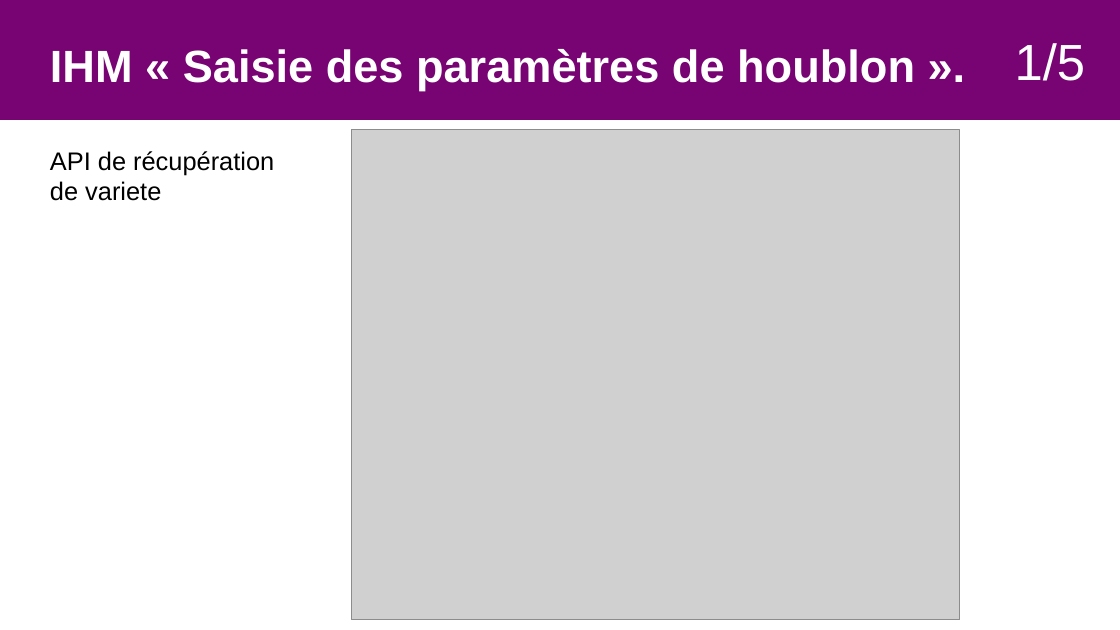
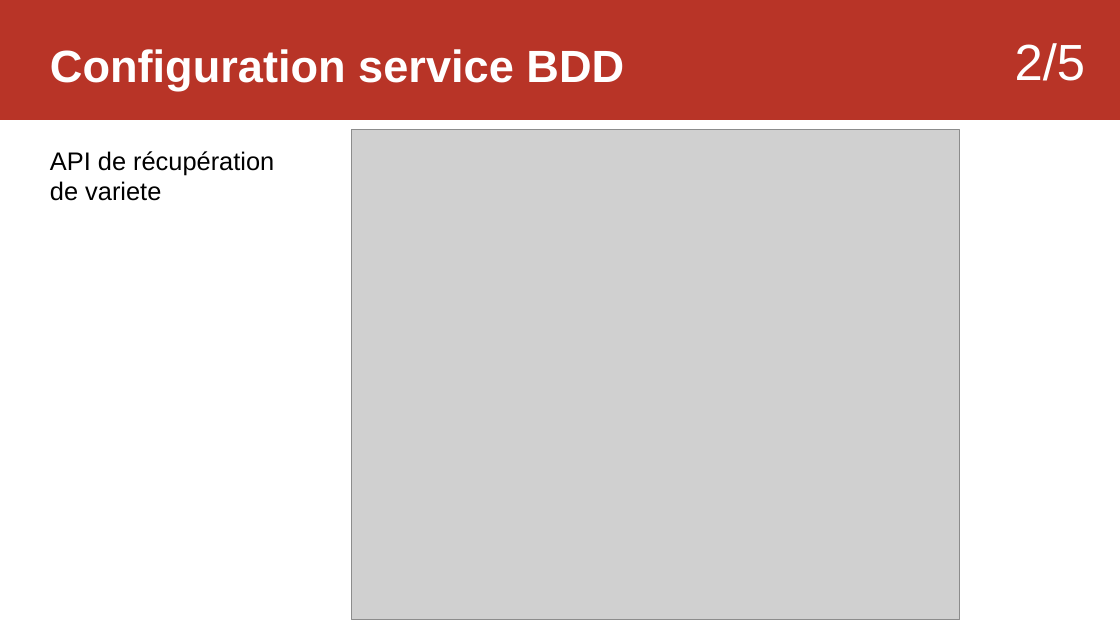
Before and after one commit to Sauvage89/sechoir-houblon, a slide deck: slide 20 of doc/diaporama/revue4/02-revue_sauvage.odp (slide 15 before the commit). Drawn at 1120x630 pixels with LibreOffice and Linux fonts; fonts in the diff are those of the drawing; grey boxes stand for pictures. Boxes give left, top, right and bottom in pixels: in the first picture for what was removed or moved away, otherwise in the second. Text is boxed around its words. In the diff, an @@ line names an element or a change of style, - is before the commit and + after.

```diff
--- a/doc/diaporama/revue4/02-revue_sauvage.odp
+++ b/doc/diaporama/revue4/02-revue_sauvage.odp
@@ rectangle at [0, 0, 1120, 120]: fill #780373 to #B83427 @@
@@ text removed at [50, 49, 915, 90] @@
-IHM « Saisie des paramètres de houblon ».
@@ text added at [50, 49, 624, 90], 32 pt, text #FFFFFF, bold @@
+Configuration service BDD
@@ text at [1015, 43, 1086, 81]: text changed @@
-1/5
+2/5
```
Also in this commit, not shown: 5 other slides changed, 1 slide added, 1 other file.
